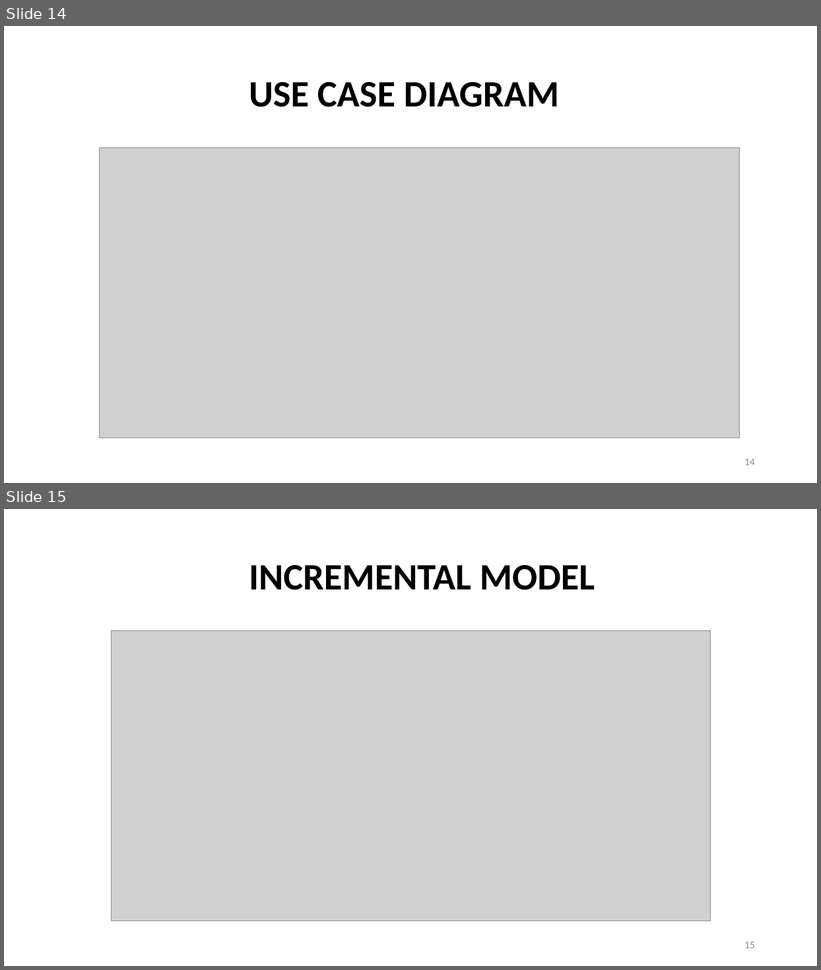
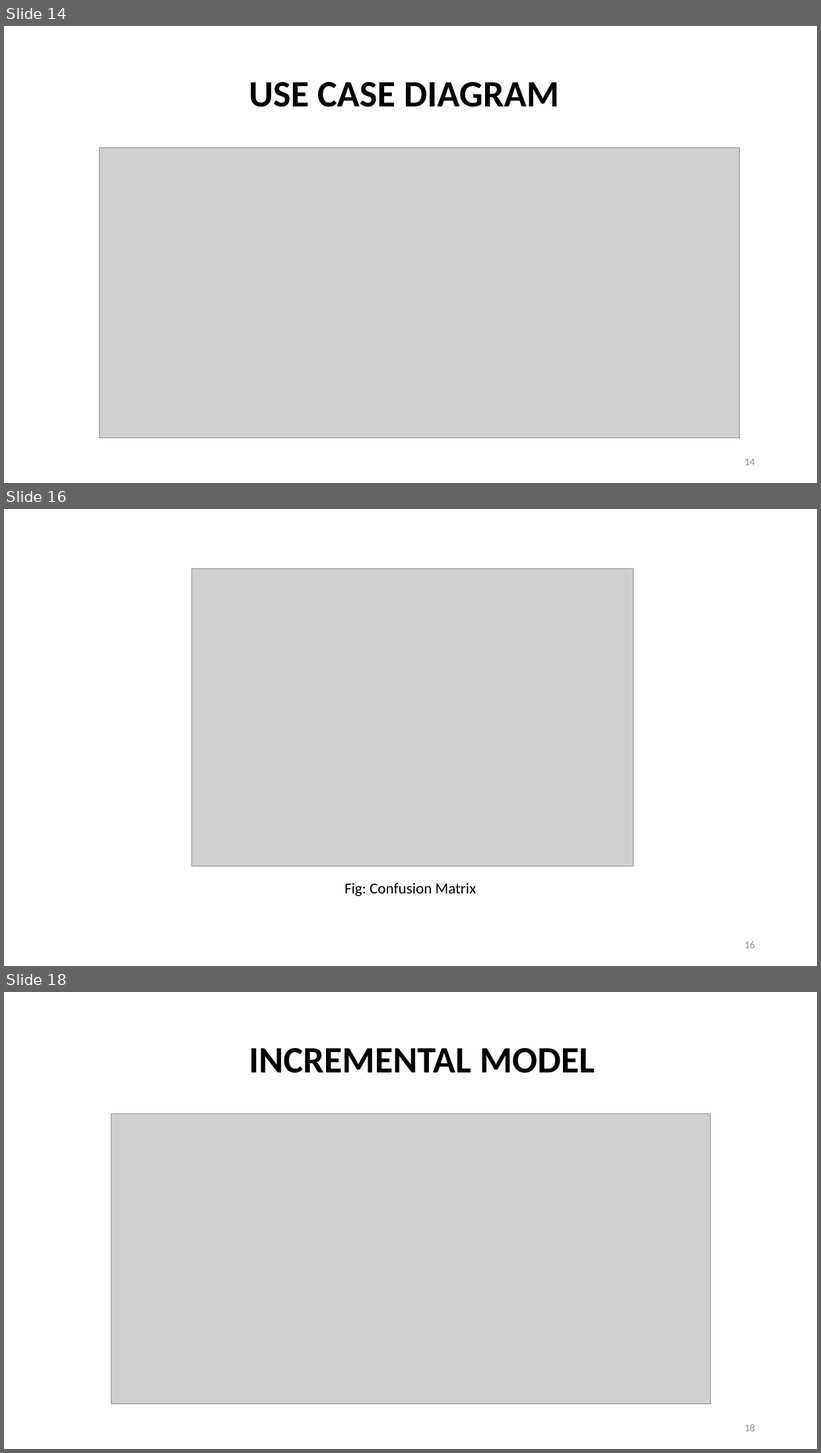
Before and after one commit to sushantbro11/Music_Genre_Classification, a slide deck: Final defense ppt format.pptx. Shown one above the other, each under a label of ours: slides 14 and 15 before the commit, slides 14, 16 and 18 after it; the slides between them are not shown. The pictures are 821x970 and 821x1453 pixels, drawn with LibreOffice and Linux fonts; fonts in the diff are those of the drawing; grey boxes stand for pictures. Boxes give left, top, right and bottom in pixels: in the first picture for what was removed or moved away, otherwise in the second. Text is boxed around its words. In the diff, an @@ line names an element or a change of style, - is before the commit and + after.

```diff
--- a/Final defense ppt format.pptx
+++ b/Final defense ppt format.pptx
@@ slide 16 added at bbox=[4, 509, 817, 966], background #FFFFFF @@
@@ picture added at bbox=[192, 569, 634, 867] @@
@@ text added at bbox=[345, 883, 477, 896], 18 pt, text #000000 @@
+Fig: Confusion Matrix
@@ page number added at bbox=[745, 941, 755, 949], 12 pt, text #8C8C8C @@
+16
@@ what was slide 15 is now slide 18 @@
@@ page number at bbox=[745, 1424, 755, 1432]: text changed @@
-15
+18
```
Also in this commit, not shown: 6 slides changed, 2 other files.
